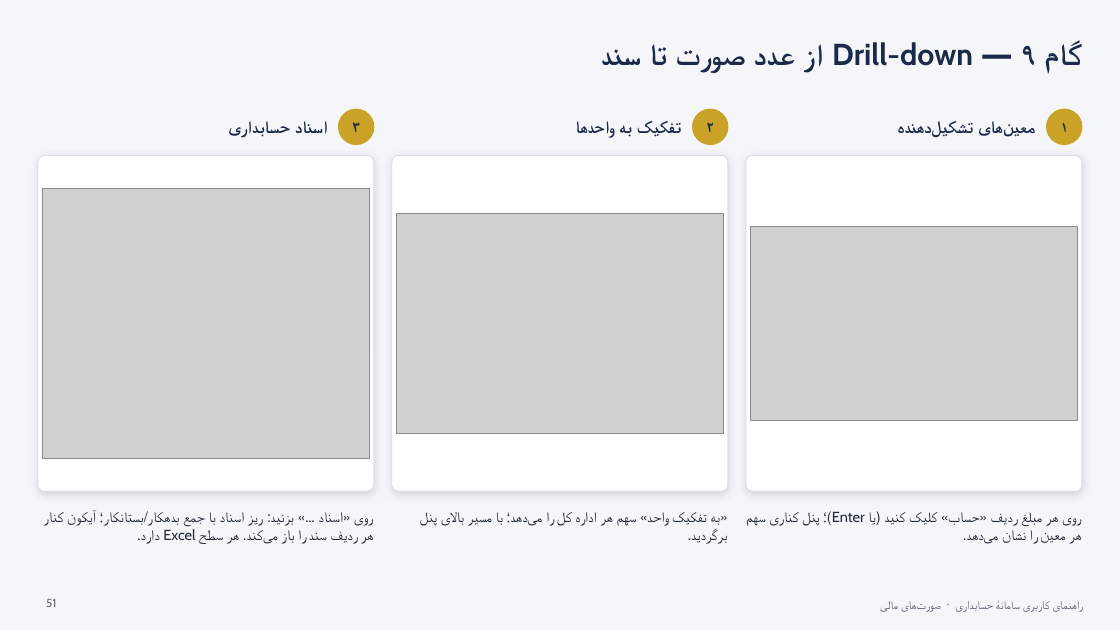
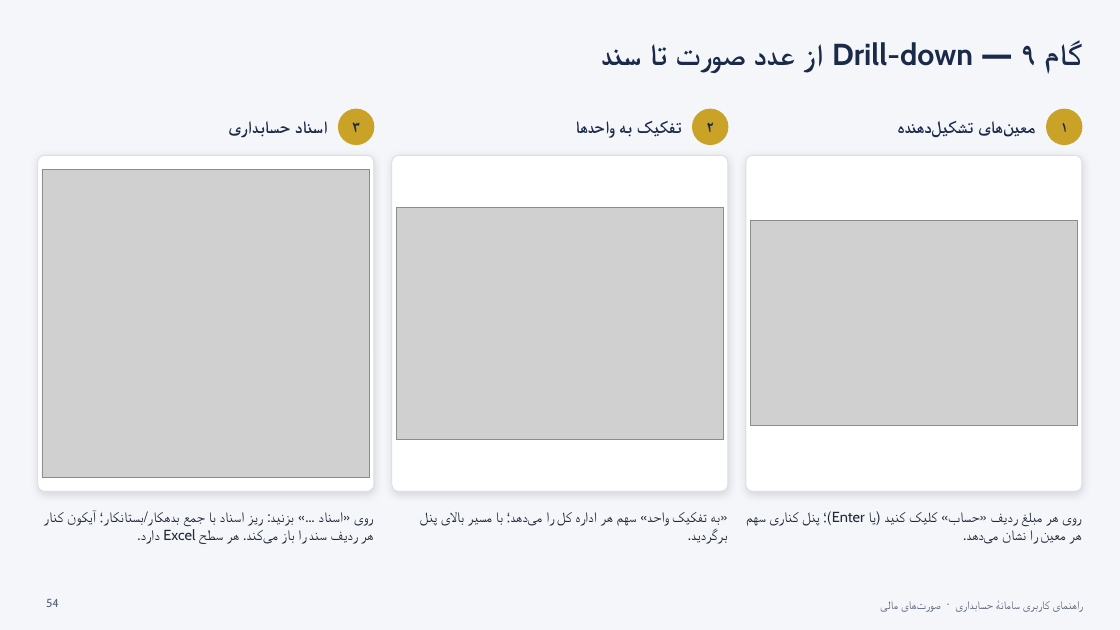
Before and after one commit to mehdijanfeshar/AccountingCoreClaude, a slide deck: slide 54 of docs/AccountCore_UserGuide_Phase1.pptx (slide 51 before the commit). Drawn at 1120x630 pixels with LibreOffice and Linux fonts; fonts in the diff are those of the drawing; grey boxes stand for pictures. Boxes give left, top, right and bottom in pixels: in the first picture for what was removed or moved away, otherwise in the second. Text is boxed around its words. In the diff, an @@ line names an element or a change of style, - is before the commit and + after.

```diff
--- a/docs/AccountCore_UserGuide_Phase1.pptx
+++ b/docs/AccountCore_UserGuide_Phase1.pptx
@@ picture resized from (x1=42, y1=188, x2=370, y2=459) to (x1=42, y1=170, x2=370, y2=478) @@
@@ picture resized from (x1=396, y1=213, x2=723, y2=434) to (x1=396, y1=208, x2=723, y2=440) @@
@@ picture resized from (x1=750, y1=227, x2=1078, y2=420) to (x1=750, y1=221, x2=1078, y2=426) @@
@@ page number at (x1=46, y1=599, x2=59, y2=607): text changed @@
-51
+54
```
Also in this commit, not shown: 16 other slides changed, 4 slides added.
